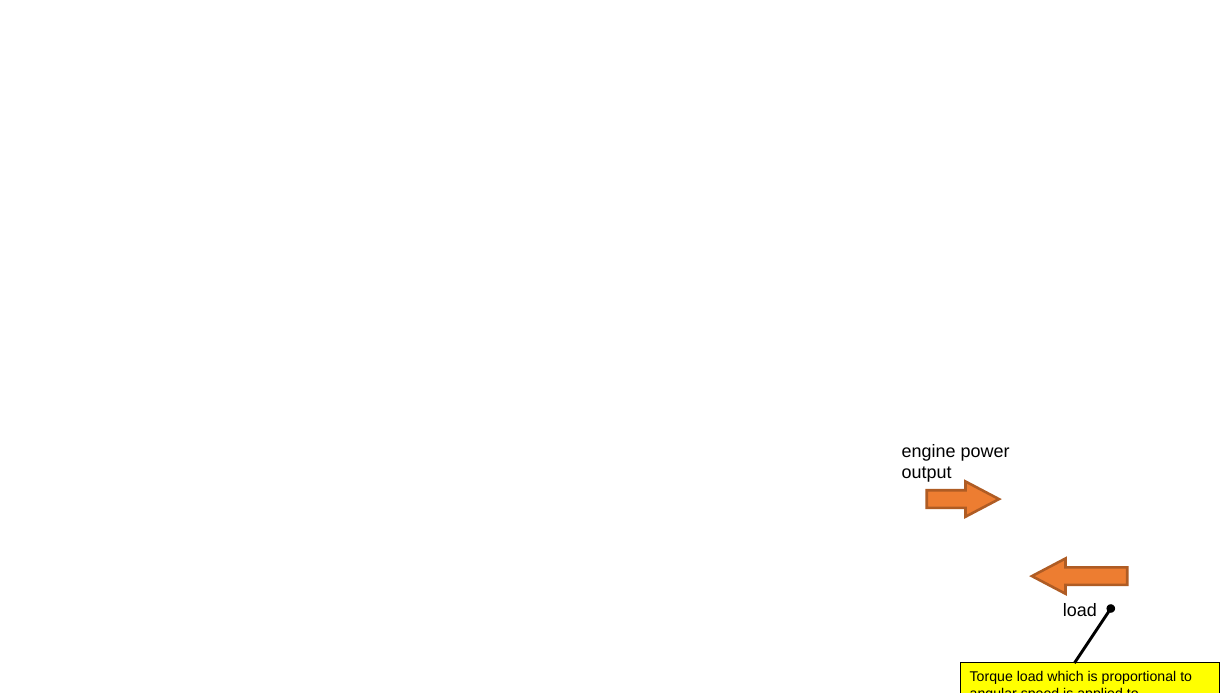
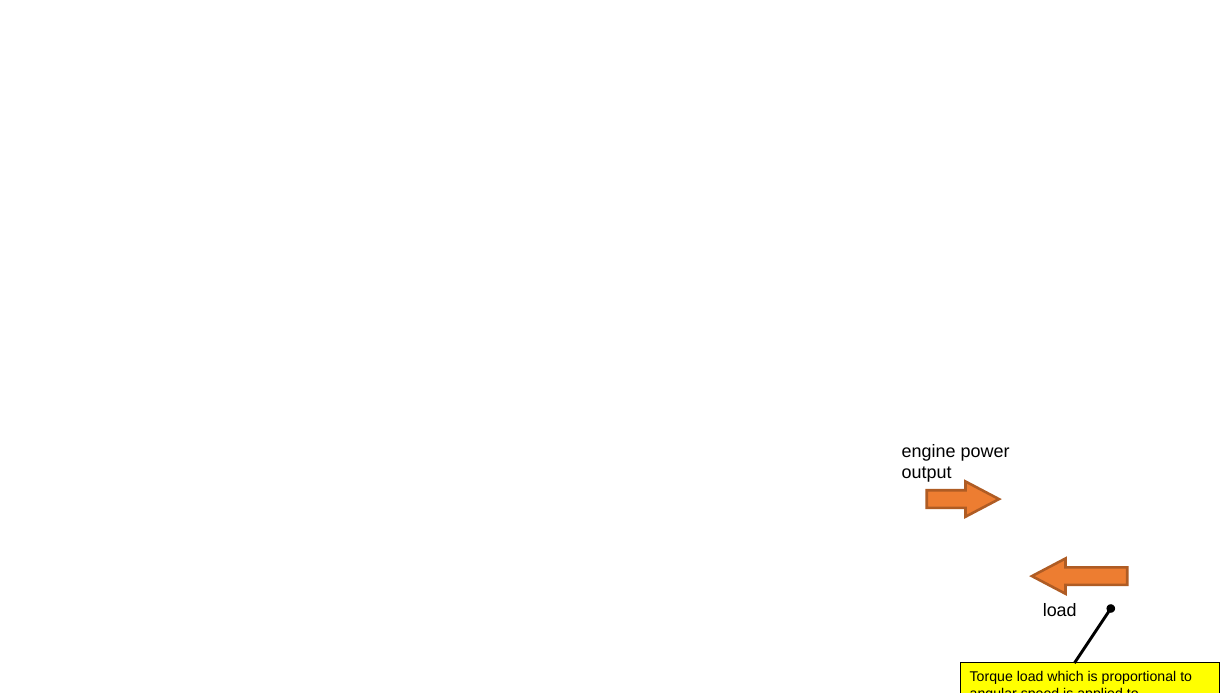
Before and after one commit to zeta-plusplus/PropulsionSystem, a slide deck: slide 4 of docs/Examples/Engines/Transient/O360-turbocharged-vs-none/makeFig_O360-turbocharged-vs-none.pptx. Drawn at 1232x693 pixels with LibreOffice and Linux fonts; fonts in the diff are those of the drawing; background and template pictures are left out. Boxes give left, top, right and bottom in pixels: in the first picture for what was removed or moved away, otherwise in the second. Text is boxed around its words. In the diff, an @@ line names an element or a change of style, - is before the commit and + after.

```diff
--- a/docs/Examples/Engines/Transient/O360-turbocharged-vs-none/makeFig_O360-turbocharged-vs-none.pptx
+++ b/docs/Examples/Engines/Transient/O360-turbocharged-vs-none/makeFig_O360-turbocharged-vs-none.pptx
@@ text "load": place and size @@
-text "load" at [1063,603,1097,616]
+text "load" at [1043,603,1077,616]
```
Also in this commit, not shown: 3 other files.
